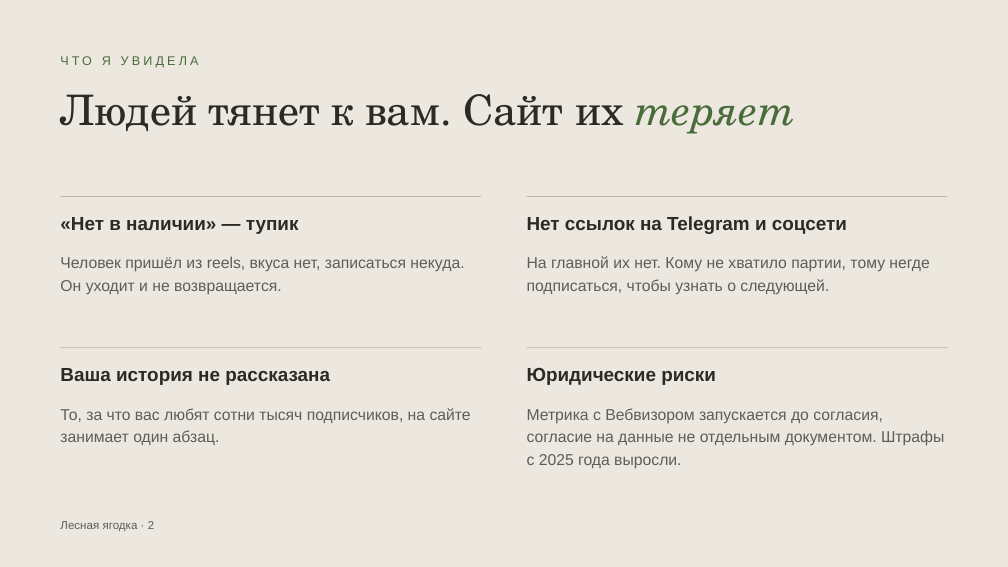
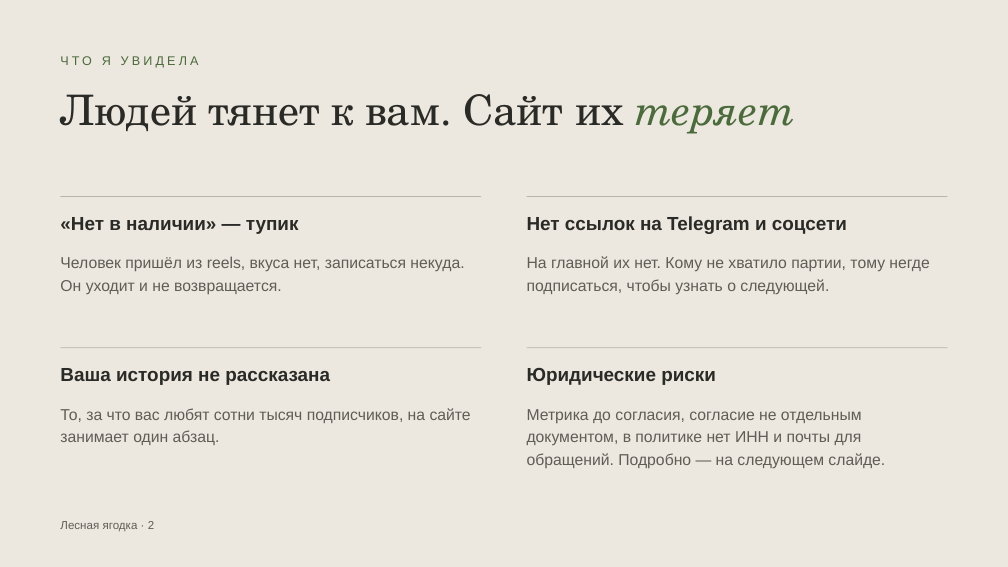
Before and after one commit to ellischment/svoya_ferma, a slide deck: slide 2 of docs/preview/lesnaya-yagodka-predlozhenie.pptx. Drawn at 1008x567 pixels with LibreOffice and Linux fonts; fonts in the diff are those of the drawing. Boxes give left, top, right and bottom in pixels: in the first picture for what was removed or moved away, otherwise in the second. Text is boxed around its words. In the diff, an @@ line names an element or a change of style, - is before the commit and + after.

```diff
--- a/docs/preview/lesnaya-yagodka-predlozhenie.pptx
+++ b/docs/preview/lesnaya-yagodka-predlozhenie.pptx
@@ text at (527,409,885,468): text changed @@
-Метрика с Вебвизором запускается до согласия, согласие на данные не отдельным документом. Штрафы с 2025 года выросли.
+Метрика до согласия, согласие не отдельным документом, в политике нет ИНН и почты для обращений. Подробно — на следующем слайде.
```
Also in this commit, not shown: 8 other slides changed, 1 slide added.
